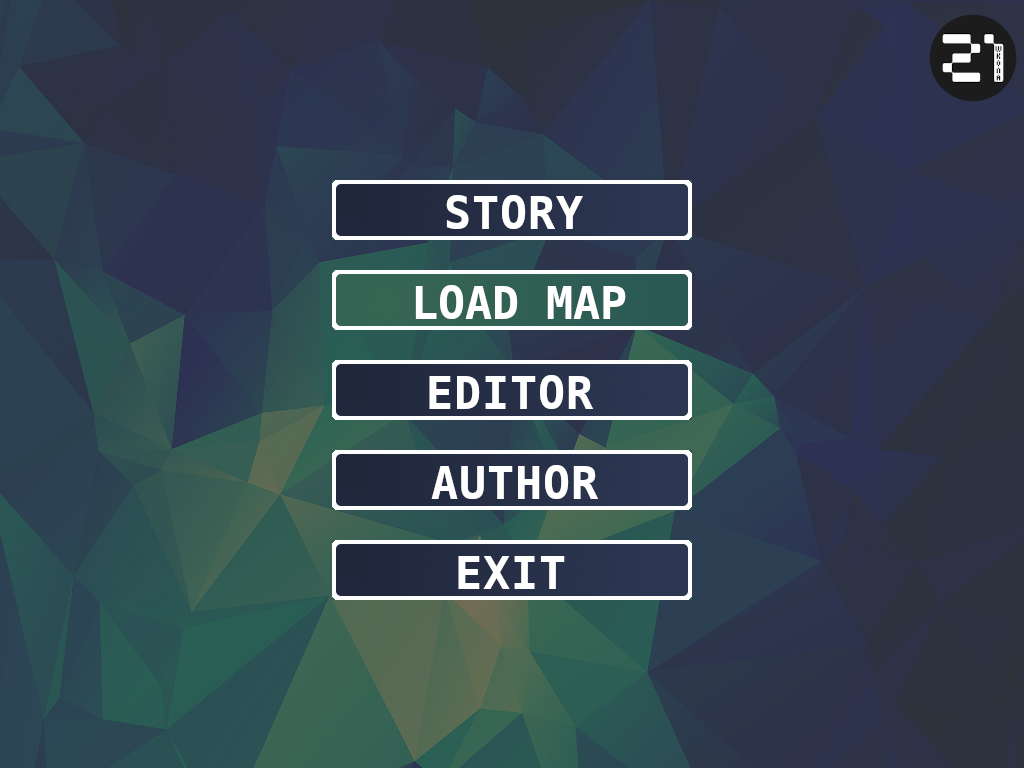
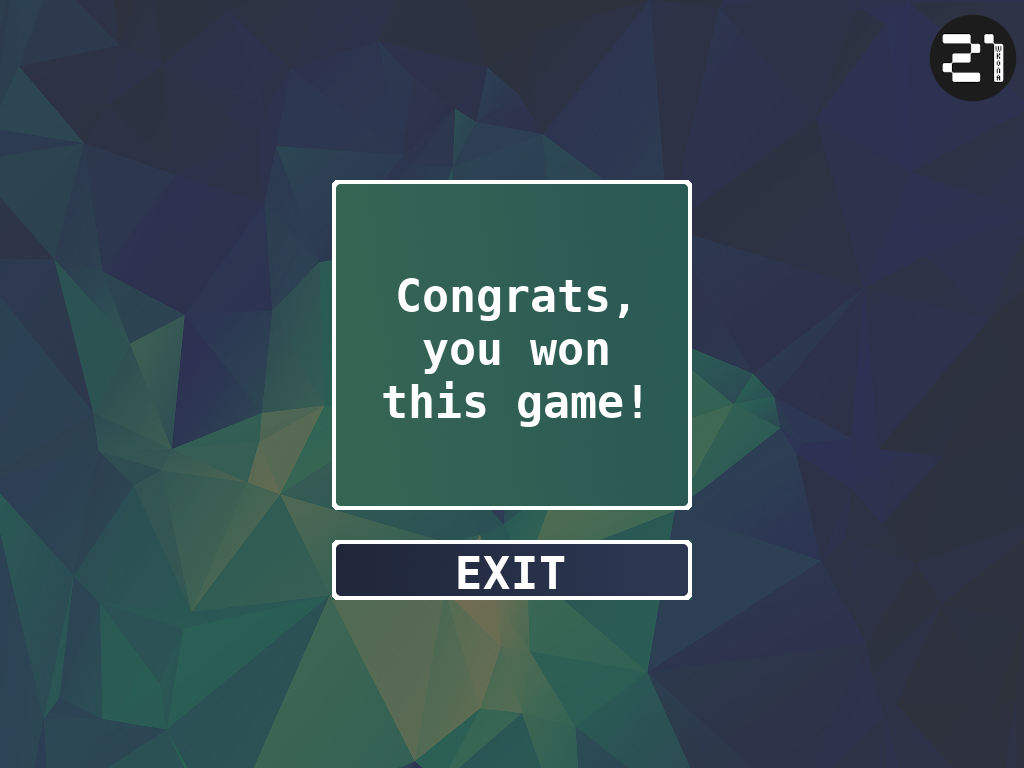
The second 1024x768 image is a revision of the first. Changes to its layers:
added group "Endgame" with 3 layers above "m_exit_norm.png copy" over bbox(332, 180, 692, 510)
added layer "Congrats, ..." in group "Endgame" over bbox(383, 278, 641, 427)
added layer "Layer copy" in group "Endgame" over bbox(332, 180, 692, 510)
added layer "Layer #3" in group "Endgame" over bbox(332, 180, 692, 510)
hid group "Buttons" (5 layers) over bbox(332, 180, 692, 510)
